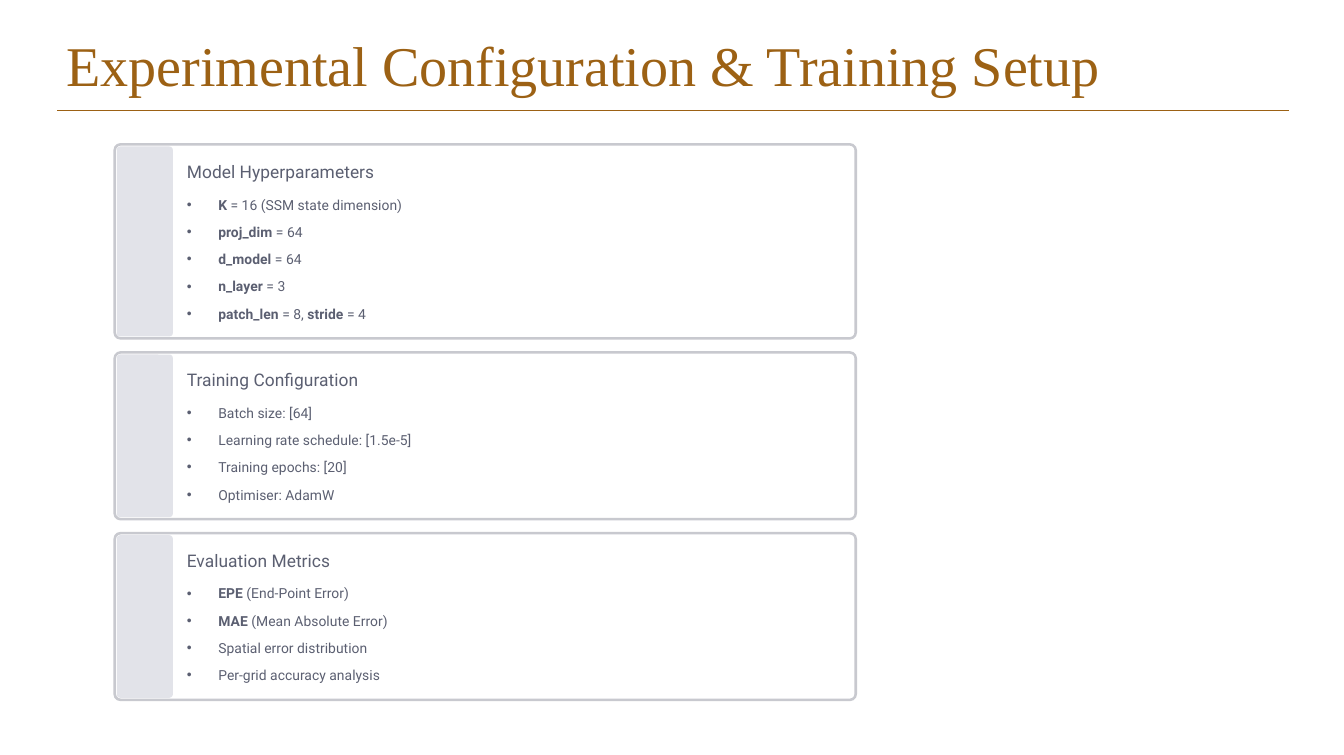
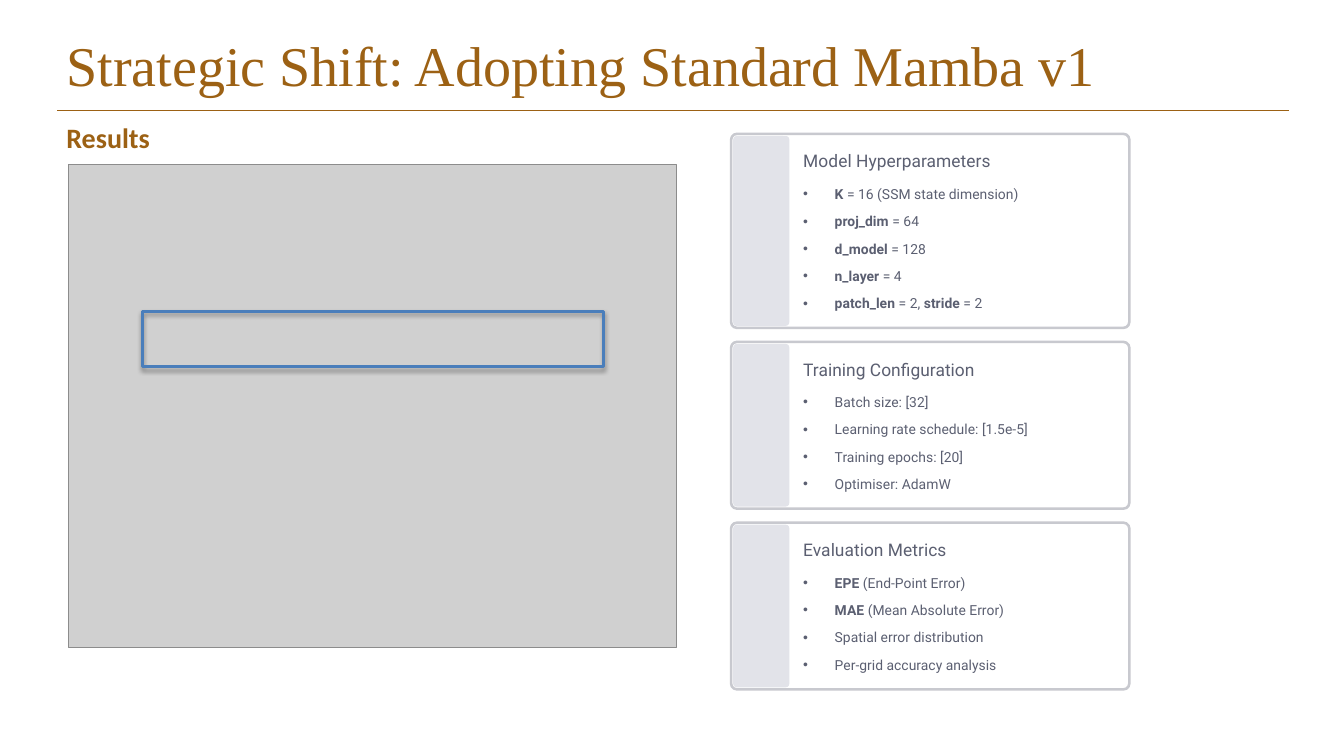
Before and after one commit to Elison-debug/Cmamba_reconstruct, a slide deck: slide 22 of pre-ssm.pptx. Drawn at 1344x755 pixels with LibreOffice and Linux fonts; fonts in the diff are those of the drawing; grey boxes stand for pictures; background and template pictures are left out. Boxes give left, top, right and bottom in pixels: in the first picture for what was removed or moved away, otherwise in the second. Text is boxed around its words. In the diff, an @@ line names an element or a change of style, - is before the commit and + after.

```diff
--- a/pre-ssm.pptx
+++ b/pre-ssm.pptx
@@ title at (66, 46, 1095, 97): text changed @@
-Experimental Configuration & Training Setup
+Strategic Shift: Adopting Standard Mamba v1
@@ text added at (66, 128, 150, 149), 20 pt, text #9C6114, bold @@
+Results
@@ rounded rectangle removed at (115, 144, 856, 338) @@
@@ rounded rectangle added at (731, 134, 1129, 328), fill #FFFFFF at 95% opacity, outline #C8C9CF 1.8 pt @@
@@ picture added at (69, 165, 677, 647) @@
@@ text added at (566, 193, 679, 223), 18.3 pt, text #FFFFFF @@
+Temporal Modelling Focus
@@ text at (835, 243, 925, 256): text changed @@
-• d_model = 64
+• d_model = 128
@@ text at (835, 270, 902, 284): text changed @@
-• n_layer = 3
+• n_layer = 4
@@ text at (835, 297, 983, 311): text changed @@
-• patch_len = 8, stride = 4
+• patch_len = 2, stride = 2
@@ rectangle added at (142, 312, 604, 368), outline #4B7EBC 2.25 pt @@
@@ text added at (452, 309, 718, 399), 14.5 pt, text #FFFFFF @@
+Mamba v1's selective state‑space design excels at short‑window temporal sequences typical of wireless localisation tasks.
@@ rounded rectangle removed at (115, 352, 856, 519) @@
@@ rounded rectangle added at (731, 342, 1129, 509), fill #FFFFFF at 95% opacity, outline #C8C9CF 1.8 pt @@
@@ text at (835, 395, 929, 409): text changed @@
-• Batch size: [64]
+• Batch size: [32]
@@ rounded rectangle removed at (115, 533, 856, 700) @@
@@ rounded rectangle added at (731, 523, 1129, 690), fill #FFFFFF at 95% opacity, outline #C8C9CF 1.8 pt @@
@@ 12 texts, 3 rounded rectangles: place and size @@
-12 texts, 3 rounded rectangles at (117, 146, 412, 698)
+12 texts, 3 rounded rectangles at (733, 136, 1028, 688)
```
Also in this commit, not shown: 9 other slides changed, 5 other files.
